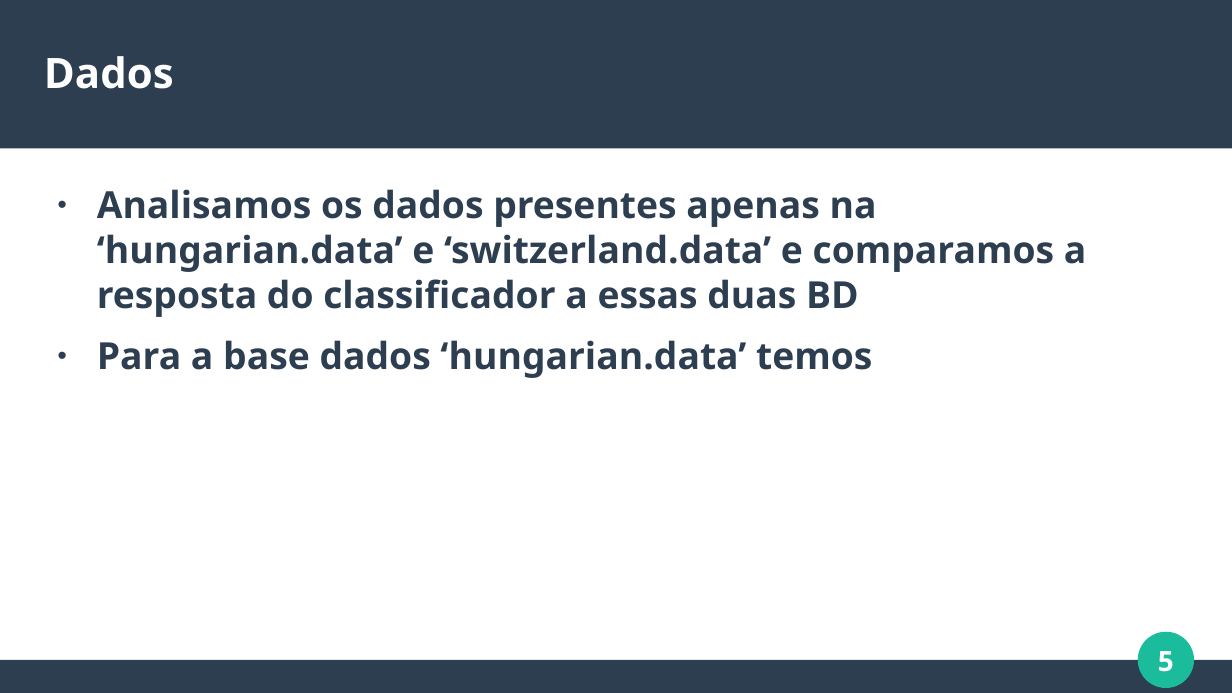
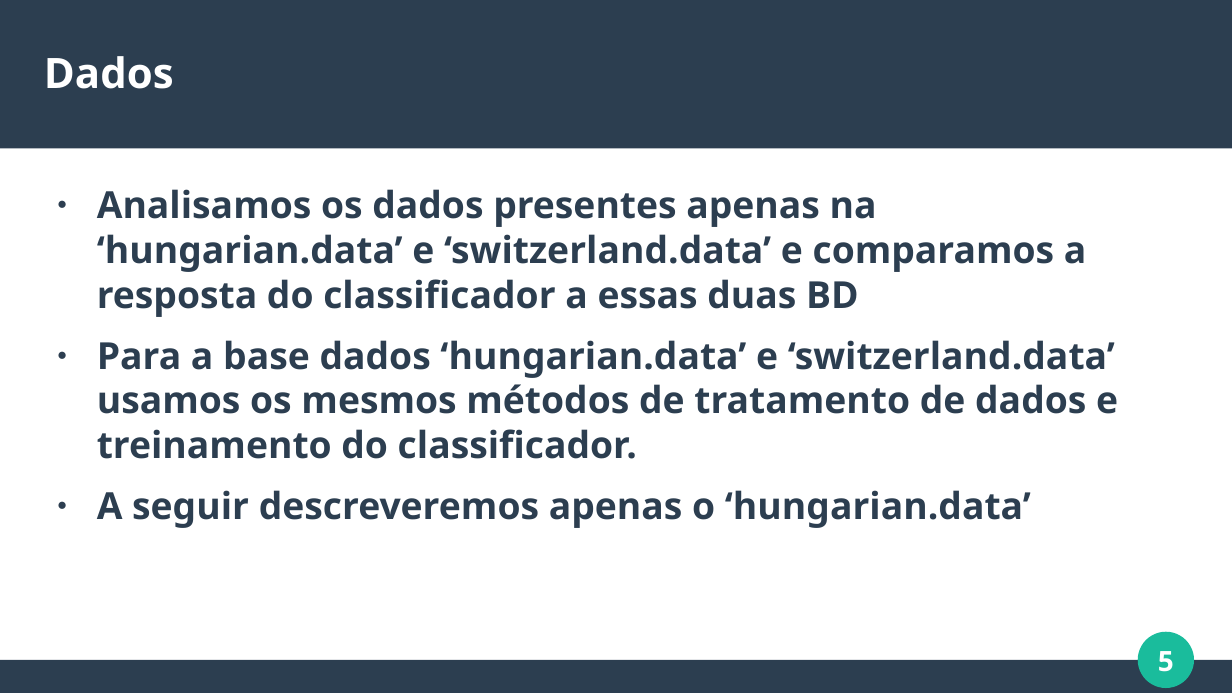
Before and after one commit to gabriel-ferreira-da-silva/Naive-Bayes-On-Heart-Diseases-Data, a slide deck: slide 5 of Slides estatistica.odp. Drawn at 1232x693 pixels with LibreOffice and Linux fonts; fonts in the diff are those of the drawing. Boxes give left, top, right and bottom in pixels: in the first picture for what was removed or moved away, otherwise in the second. Text is boxed around its words. In the diff, an @@ line names an element or a change of style, - is before the commit and + after.

```diff
--- a/Slides estatistica.odp
+++ b/Slides estatistica.odp
@@ text at box(97, 340, 1118, 528): text changed @@
-● Para a base dados ‘hungarian.data’ temos
+● Para a base dados ‘hungarian.data’ e ‘switzerland.data’ usamos os mesmos métodos de tratamento de dados e treinamento do classificador.
+● A seguir descreveremos apenas o ‘hungarian.data’
```
Also in this commit, not shown: 8 other slides changed, 1 slide added, 1 other file.
